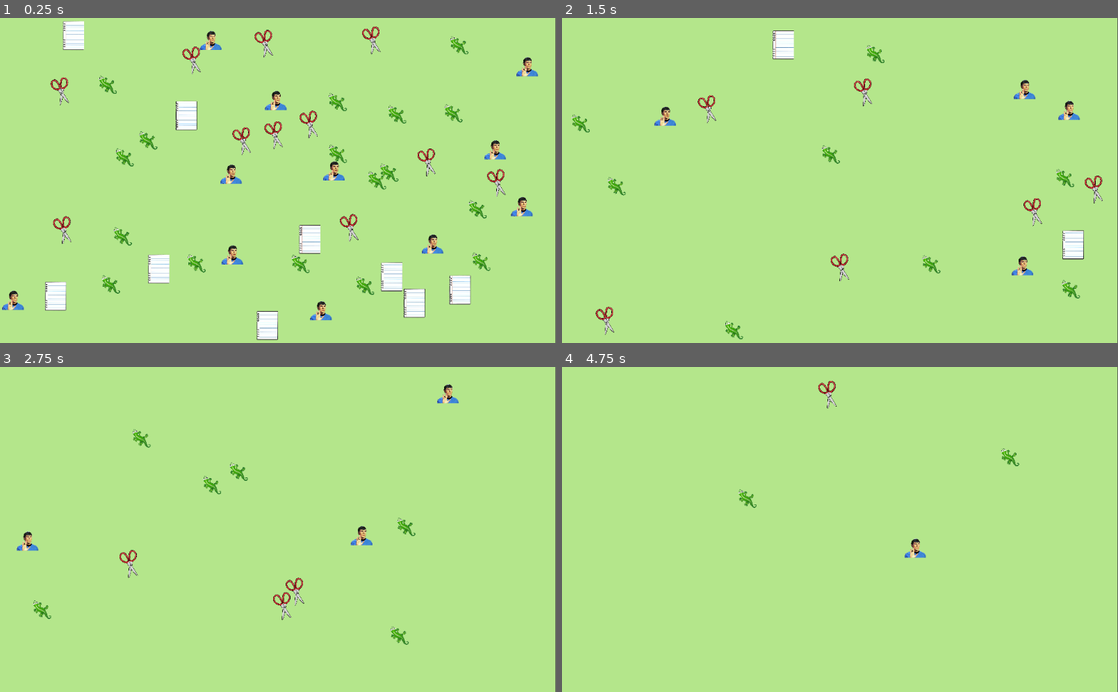
Above: before the commit, frames 1-4 (two rows, left to right).
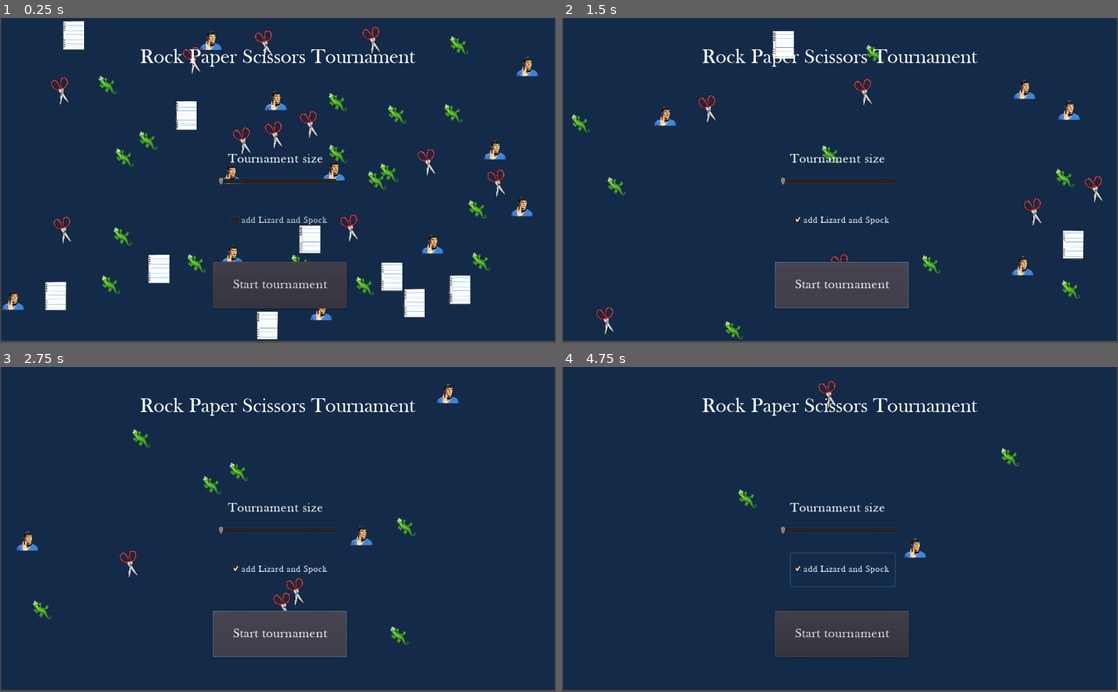
Above: after the commit, the same moments.

Repository: AdilovicUna/Rock-Paper-Scissors
Game: Godot game, scene res://Scenes/Main.tscn
Same seed, same stepped clock (60 frames per second), same inputs: the game is played once before the commit and once after it.
Inputs (mouse positions are in pixels of both pictures, inside the frame that each line leads up to):
- Up to frame 1 (0.25 s): no input
- Up to frame 2 (1.5 s): click (840, 219) at 0.5 s, where only the run after the commit has a clickable "add Lizard and Spock"; click (840, 284) at 1.25 s, where only the run after the commit has a clickable "Start tournament"
- Up to frame 3 (2.75 s): click (278, 633) at 2 s, where only the run after the commit has a clickable "Start tournament"
- Up to frame 4 (4.75 s): click (840, 568) at 2.75 s, where only the run after the commit has a clickable "add Lizard and Spock"; click (840, 633) at 3.5 s, where only the run after the commit has a clickable "Start tournament"; click (840, 568) at 4.25 s, where only the run after the commit has a clickable "add Lizard and Spock"

The runs differ from the first frame. In frame 1, 94% of the frame differs, in the area x 0-100%, y 0-100%; in frame 2, 98%; in frame 3, 99%; in frame 4, 100%.

Commit message:
UI started

Diff:
--- a/Rock Paper Scissors/Scenes/Main.tscn
+++ b/Rock Paper Scissors/Scenes/Main.tscn
@@ -1,9 +1,13 @@
-[gd_scene load_steps=6 format=2]
+[gd_scene load_steps=13 format=2]
 
 [ext_resource path="res://Scripts/Main.gd" type="Script" id=1]
+[ext_resource path="res://Textures/new_theme.tres" type="Theme" id=2]
+[ext_resource path="res://BASKVILL.TTF" type="DynamicFontData" id=3]
 
 [sub_resource type="RectangleShape2D" id=1]
 extents = Vector2( 445.5, 104 )
+
+[sub_resource type="ShaderMaterial" id=5]
 
 [sub_resource type="RectangleShape2D" id=2]
 extents = Vector2( 114, 434 )
@@ -14,13 +18,28 @@
 [sub_resource type="RectangleShape2D" id=4]
 extents = Vector2( 511, 99.5 )
 
+[sub_resource type="DynamicFont" id=6]
+size = 38
+font_data = ExtResource( 3 )
+
+[sub_resource type="Theme" id=7]
+default_font = SubResource( 6 )
+
+[sub_resource type="DynamicFont" id=8]
+extra_spacing_char = 1
+font_data = ExtResource( 3 )
+
+[sub_resource type="Theme" id=9]
+default_font = SubResource( 8 )
+
 [node name="Main" type="Node2D"]
 script = ExtResource( 1 )
 
 [node name="Background" type="ColorRect" parent="."]
-margin_right = 1023.0
-margin_bottom = 600.0
-color = Color( 0.709804, 0.905882, 0.54902, 1 )
+margin_left = 2.0
+margin_right = 1022.0
+margin_bottom = 596.0
+color = Color( 0.0784314, 0.172549, 0.286275, 1 )
 
 [node name="Border" type="StaticBody2D" parent="."]
 
@@ -30,6 +49,7 @@
 shape = SubResource( 1 )
 
 [node name="x_right" type="CollisionShape2D" parent="Border"]
+material = SubResource( 5 )
 position = Vector2( 1136, 266 )
 shape = SubResource( 2 )
 
@@ -42,3 +62,68 @@
 shape = SubResource( 4 )
 
 [node name="Instances" type="Node2D" parent="."]
+
+[node name="UI" type="Node2D" parent="."]
+position = Vector2( 510, 301 )
+
+[node name="Label" type="Label" parent="UI"]
+anchor_top = 0.5
+anchor_right = 1.0
+anchor_bottom = 0.5
+margin_left = -506.0
+margin_top = -293.0
+margin_right = 509.0
+margin_bottom = -162.0
+theme = SubResource( 7 )
+text = "Rock Paper Scissors Tournament"
+align = 1
+valign = 1
+
+[node name="Button" type="Button" parent="UI"]
+anchor_left = 0.5
+anchor_top = 1.0
+anchor_right = 0.5
+anchor_bottom = 1.0
+margin_left = -118.0
+margin_top = 149.0
+margin_right = 129.0
+margin_bottom = 235.0
+theme = ExtResource( 2 )
+custom_colors/font_color_disabled = Color( 0.686275, 0.0980392, 0.0980392, 1 )
+text = "Start tournament"
+clip_text = true
+
+[node name="HSlider" type="HSlider" parent="UI"]
+anchor_left = 0.5
+anchor_top = 0.5
+anchor_right = 0.5
+anchor_bottom = 0.5
+margin_left = -110.5
+margin_top = -64.0
+margin_right = 110.5
+margin_bottom = 64.0
+min_value = 100.0
+max_value = 1000.0
+value = 100.0
+rounded = true
+ticks_on_borders = true
+
+[node name="Label" type="Label" parent="UI/HSlider"]
+margin_right = 218.0
+margin_bottom = 49.0
+theme = ExtResource( 2 )
+text = "Tournament size"
+align = 1
+valign = 1
+
+[node name="CheckBox" type="CheckBox" parent="UI"]
+anchor_left = 0.5
+anchor_top = 0.5
+anchor_right = 0.5
+anchor_bottom = 0.5
+margin_left = -89.0
+margin_top = 43.0
+margin_right = 103.0
+margin_bottom = 104.0
+theme = SubResource( 9 )
+text = "add Lizard and Spock"
--- /dev/null
+++ b/Rock Paper Scissors/Textures/new_theme.tres
@@ -0,0 +1,12 @@
+[gd_resource type="Theme" load_steps=3 format=2]
+
+[ext_resource path="res://BASKVILL.TTF" type="DynamicFontData" id=1]
+
+[sub_resource type="DynamicFont" id=1]
+size = 24
+outline_color = Color( 0, 0, 0, 1 )
+extra_spacing_char = 1
+font_data = ExtResource( 1 )
+
+[resource]
+default_font = SubResource( 1 )
Binary file added: Rock Paper Scissors/BASKVILL.TTF
Binary file added: Rock Paper Scissors/Textures/background.jpeg
Not shown, added: Rock Paper Scissors/Textures/background.jpeg.import
